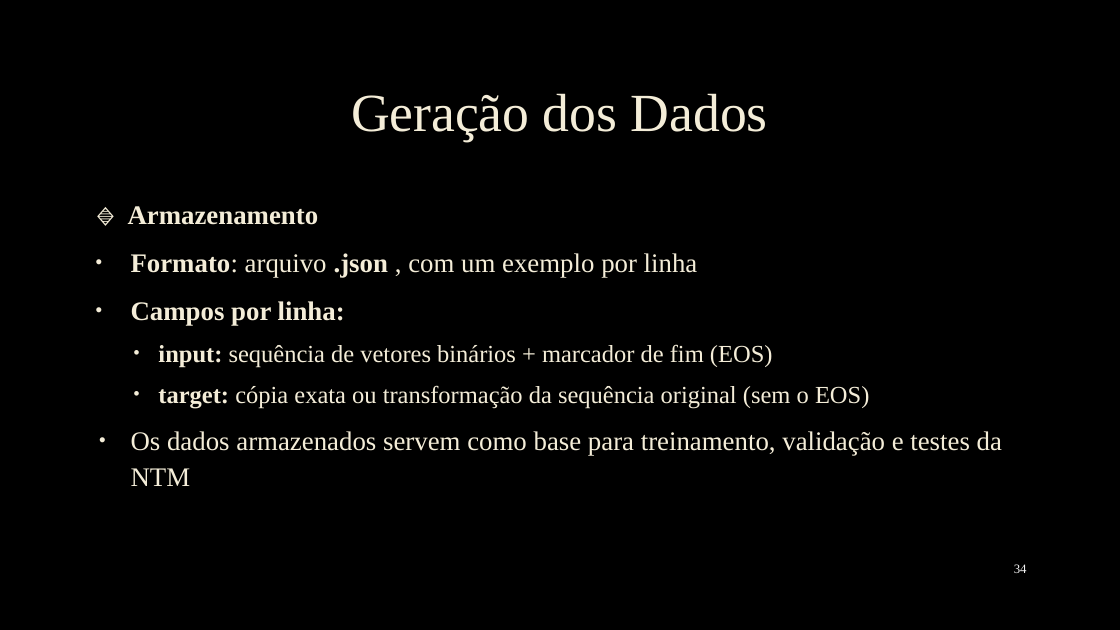
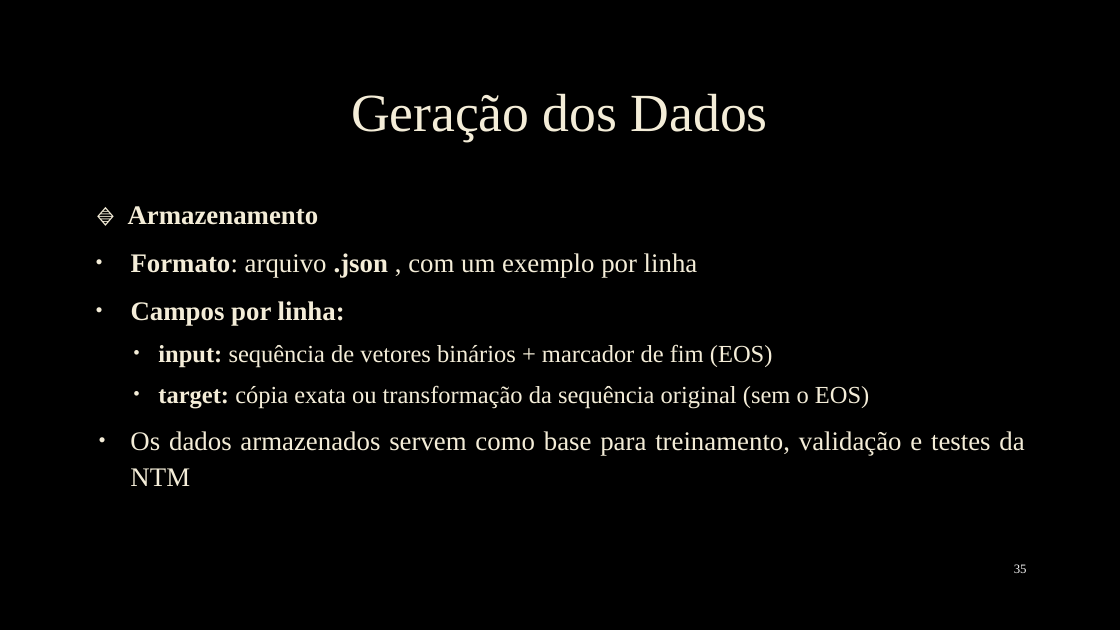
Before and after one commit to EmanuelSilva69/Neural_Turing_Machine_Criadorara, a slide deck: slide 35 of Slide/apresentação NTM.pptx (slide 34 before the commit). Drawn at 1120x630 pixels with LibreOffice and Linux fonts; fonts in the diff are those of the drawing; background and template pictures are left out. Boxes give left, top, right and bottom in pixels: in the first picture for what was removed or moved away, otherwise in the second. Text is boxed around its words. In the diff, an @@ line names an element or a change of style, - is before the commit and + after.

```diff
--- a/Slide/apresentação NTM.pptx
+++ b/Slide/apresentação NTM.pptx
@@ text "🔹 Armazenamento" at (128,206,1024,486): alignment left to justified @@
@@ page number at (1014,564,1027,573): text changed @@
-34
+35
```
Also in this commit, not shown: 16 other slides changed, 5 slides added.
